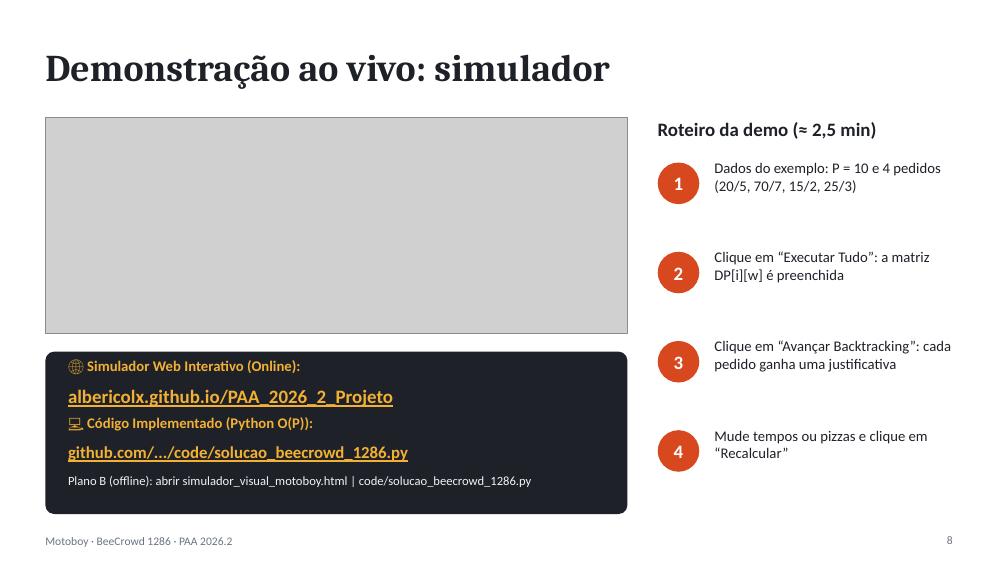
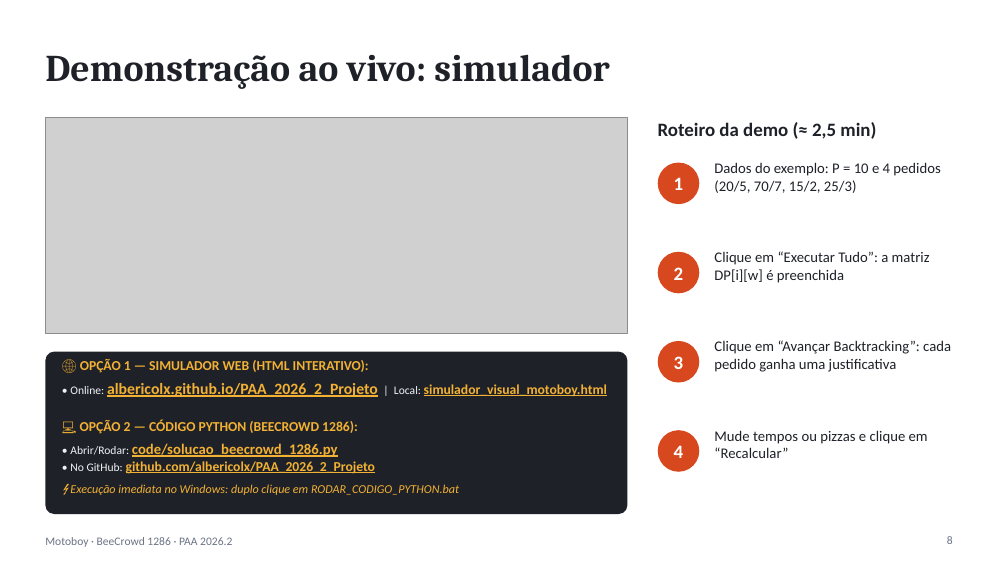
Before and after one commit to albericolx/PAA_2026_2_Projeto, a slide deck: slide 8 of Apresentacao_motoboy_PAA (2).pptx. Drawn at 1008x567 pixels with LibreOffice and Linux fonts; fonts in the diff are those of the drawing; grey boxes stand for pictures. Boxes give left, top, right and bottom in pixels: in the first picture for what was removed or moved away, otherwise in the second. Text is boxed around its words. In the diff, an @@ line names an element or a change of style, - is before the commit and + after.

```diff
--- a/Apresentacao_motoboy_PAA (2).pptx
+++ b/Apresentacao_motoboy_PAA (2).pptx
@@ text at (80,359,369,373): text changed; size 14 to 13 pt @@
-🌐 Simulador Web Interativo (Online):
+🌐 OPÇÃO 1 — SIMULADOR WEB (HTML INTERATIVO):
@@ text "• Online: albericolx.github.io/PAA_2026_2_Projeto | Local: ..." at (70,383,607,397): vertical alignment middle to top @@
@@ text at (70,383,607,397): text changed; size 18 to 15 pt @@
-albericolx.github.io/PAA_2026_2_Projeto
+• Online: albericolx.github.io/PAA_2026_2_Projeto | Local: simulador_visual_motoboy.html
@@ text "• Abrir/Rodar: code/solucao_beecrowd_1286.py" at (70,443,375,474): vertical alignment middle to top @@
@@ text at (70,443,375,474): text changed; size 16 to 13 pt @@
-github.com/.../code/solucao_beecrowd_1286.py
+• Abrir/Rodar: code/solucao_beecrowd_1286.py
+• No GitHub: github.com/albericolx/PAA_2026_2_Projeto
@@ text at (80,420,358,434): text changed; size 14 to 13 pt @@
-💻 Código Implementado (Python O(P)):
+💻 OPÇÃO 2 — CÓDIGO PYTHON (BEECROWD 1286):
@@ text at (70,484,459,495): text changed; size 12 to 11.5 pt; text colour #F1F3F6 to #F2B134; italic on @@
-Plano B (offline): abrir simulador_visual_motoboy.html | code/solucao_beecrowd_1286.py
+⚡ Execução imediata no Windows: duplo clique em RODAR_CODIGO_PYTHON.bat
```
Also in this commit, not shown: 4 other files.
